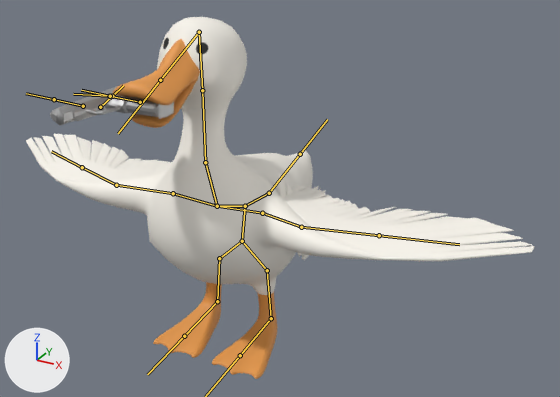
Two versions of the FBX model Assets/Public/Animations/duck shooting (new model).fbx, one commit apart.
One viewpoint serves both versions: a camera (50 mm lens) standing at (6.92, -11.49, 8.25) and looking at (0.81, -0.39, 2.7). Arrows for +X, +Y and +Z are at lower left; the lights stay in place. The bones that bend it are drawn over the model as lines.

Names of what the first picture shows: 'Barrel', 'BottomFrame', 'Grip', 'TopFrame', 'Trigger', 'TriggerFrame', 'polySurface14'.
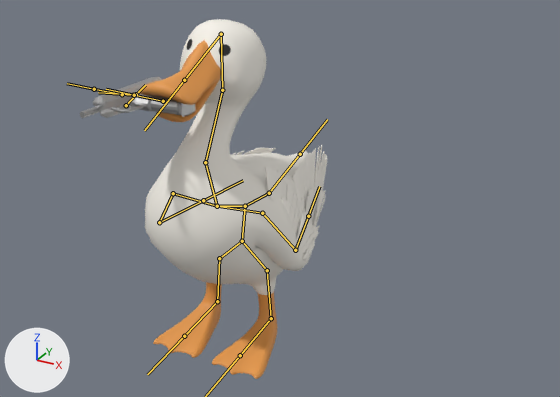
The newer file adds an action. The first version stands in its rest pose; the second is drawn at frame 4 of the action 'Scene'.

The edits, one by one:
Object 'Armature.001' (bone_rig_object) moves from (-0.205, -3.366, 5.007) to (-0.205, -2.823, 4.888).
Bone 'TopFrame_Joint' (bone_topframe_joint) moves from (0.0, 0.0, 0.0) to (16.0, 24.0, -152.0).
Bone 'Bone.006' (bone_bone_006) turns from (0, 0, 0) to (26, -1, 1) degrees about its own x, y and z.
Bone 'Bone.007' (bone_bone_007) turns from (0, 0, 0) to (-26, 1, 0) degrees about its own x, y and z.
Bone 'left wing' (bone_left_wing) turns from (0, 0, 0) to (56, -19, 46) degrees about its own x, y and z.
Bone 'left wing tip' (bone_left_wing_tip) turns from (0, 0, 0) to (43, 3, 0) degrees about its own x, y and z.
Bone 'right wing' (bone_right_wing) turns from (0, 0, 0) to (47, 17, -42) degrees about its own x, y and z.
Bone 'right wing tip' (bone_right_wing_tip) turns from (0, 0, 0) to (48, -6, 4) degrees about its own x, y and z.

Boxes [x1, y1, x2, y2] around the edits, measured in the pictures (560 x 397 px):
'polySurface14', posed (63% narrower)
    before: [26, 17, 535, 379]
    after: [139, 19, 327, 379]
'BottomFrame', posed
    before: [73, 91, 174, 120]
    after: [100, 89, 195, 118]
'TopFrame', posed
    before: [50, 86, 118, 125]
    after: [93, 77, 162, 106]
'Grip', posed
    before: [112, 95, 173, 118]
    after: [136, 93, 195, 116]
'TriggerFrame', posed
    before: [85, 104, 122, 115]
    after: [111, 102, 146, 113]
'Barrel', posed
    before: [51, 113, 57, 121]
    after: [80, 105, 102, 118]
'polySurface6', unchanged, uncovered by the edit
    before: [277, 171, 309, 260]
    after: [281, 184, 319, 260]
bone 'TopFrame_Joint', root to tip
    before: (83, 106) to (54, 99)
    after: (122, 94) to (94, 89)
bone 'Bone.006', root to tip
    before: (205, 162) to (202, 90)
    after: (205, 162) to (222, 90)
bone 'Bone.007', root to tip
    before: (202, 90) to (199, 32)
    after: (222, 90) to (221, 34)
bone 'left wing', root to tip
    before: (262, 213) to (301, 227)
    after: (262, 213) to (295, 250)
bone 'left wing tip', root to tip
    before: (301, 227) to (379, 235)
    after: (295, 250) to (308, 216)
bone 'right wing', root to tip
    before: (173, 193) to (116, 185)
    after: (173, 193) to (159, 222)
bone 'right wing tip', root to tip
    before: (116, 185) to (82, 167)
    after: (159, 222) to (203, 200)
